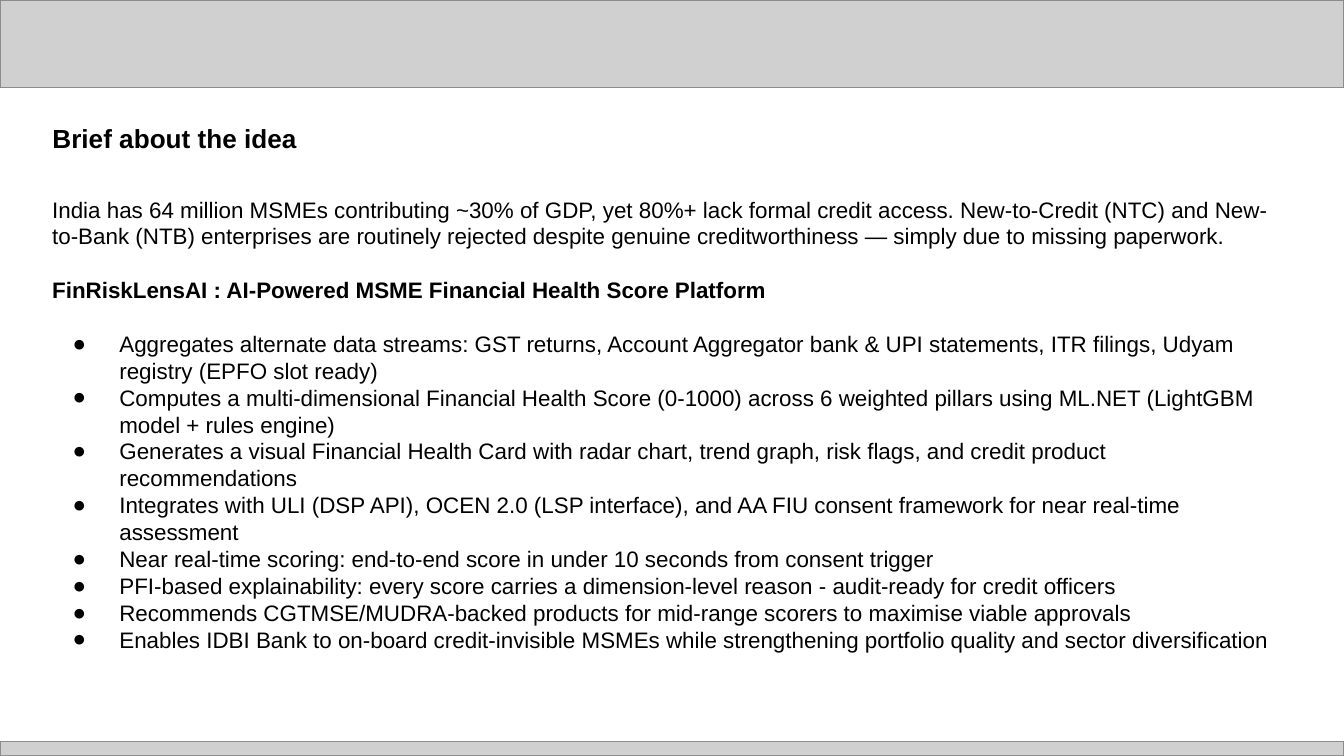
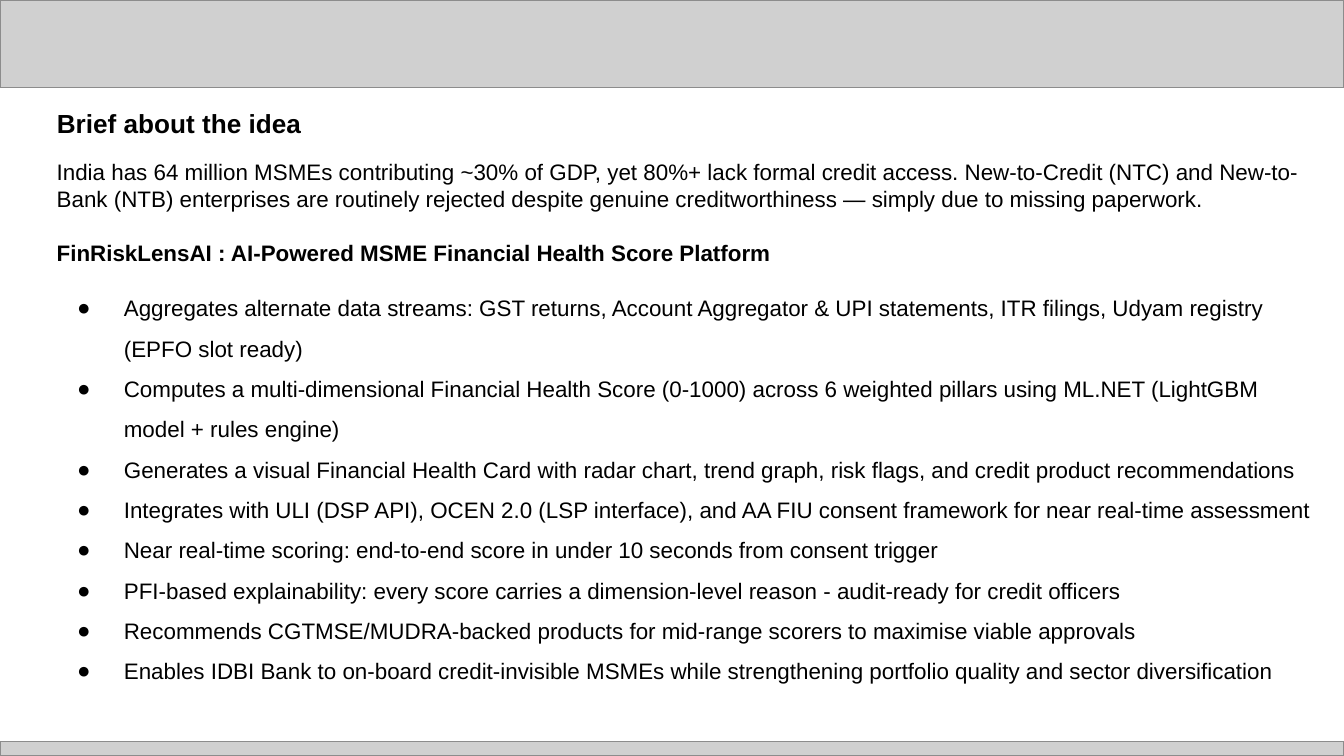
Before and after one commit to abhinavmukwane/FinRiskLensAI, a slide deck: slide 2 of Doc/Prototype Submission Deck _ IDBI Innovate.pptx. Drawn at 1344x756 pixels with LibreOffice and Linux fonts; fonts in the diff are those of the drawing; grey boxes stand for pictures. Boxes give left, top, right and bottom in pixels: in the first picture for what was removed or moved away, otherwise in the second. Text is boxed around its words. In the diff, an @@ line names an element or a change of style, - is before the commit and + after.

Commit message:
#Updated the PPT

```diff
--- a/Doc/Prototype Submission Deck _ IDBI Innovate.pptx
+++ b/Doc/Prototype Submission Deck _ IDBI Innovate.pptx
@@ text "Brief about the idea": place and size @@
-text "Brief about the idea" at <box>52,129,296,149</box>
+text "Brief about the idea" at <box>57,114,301,134</box>
@@ text "India has 64 million MSMEs ...": place and size @@
-text "India has 64 million MSMEs ..." at <box>52,201,1267,653</box>
+text "India has 64 million MSMEs ..." at <box>57,163,1309,684</box>
@@ text at <box>124,299,1263,362</box>: text changed @@
-● Aggregates alternate data streams: GST returns, Account Aggregator bank & UPI statements, ITR filings, Udyam registry (EPFO slot ready)
+● Aggregates alternate data streams: GST returns, Account Aggregator & UPI statements, ITR filings, Udyam registry (EPFO slot ready)
@@ text at <box>124,380,1309,684</box>: line spacing 1 to 1.5 @@
```
Also in this commit, not shown: 3 other slides changed, 5 slides added.
